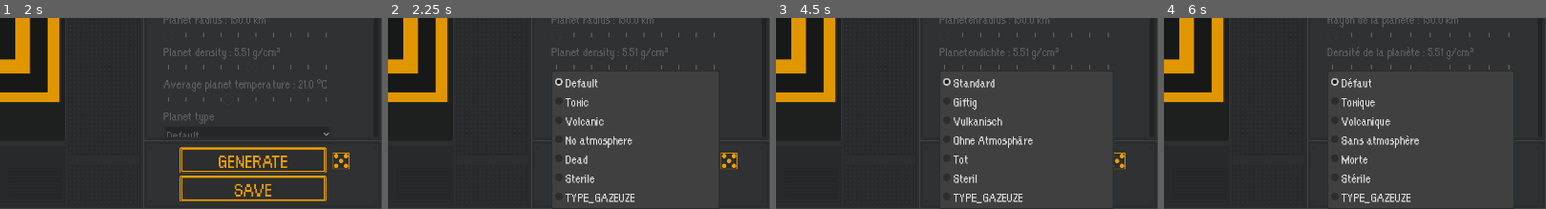
Above: before the commit, frames 1-4 (left to right).
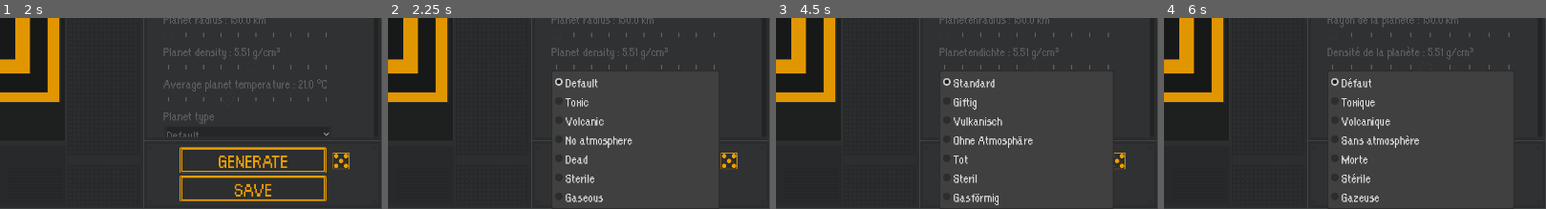
Above: after the commit, the same moments.

Repository: Jujedie/PlanetGenerator
Game: Godot game, scene res://data/scn/master.tscn
Two runs of this game, one before a commit and one after it. Both use one fixed random seed, a clock stepped at 60 frames per second and the inputs below.
Inputs (mouse positions are % of the whole screen's width and height, from its top left):
- Up to frame 1 (2 s): click (81, 45) at 0.52 s; type "12" at 0.6 s; click (78, 29) at 1.25 s
- Up to frame 2 (2.25 s): click "Default" at 2 s
- Up to frame 3 (4.5 s): click (84, 6) at 2.75 s; click (90, 6) at 3.5 s; click "Standard" at 4.25 s
- Up to frame 4 (6 s): click (96, 6) at 5 s; click "Défaut" at 5.75 s
The pictures show only the part of the screen within x 50-100%, y 50-100%; the shares and areas given below are measured in that part.

Frame 1 is identical in both runs. In frame 2, 0.5% of the frame differs, in the area x 46-65%, y 92-97%; in frame 3, 0.5%, in the area x 46-65%, y 92-98%; in frame 4, 0.5%.

Commit message:
feat(gas_giant): Ajouter le shader final pour les planètes gazeuses et simplifier l'exportation des cartes

Diff:
--- a/data/scn/master.tscn
+++ b/data/scn/master.tscn
@@ -484,7 +484,7 @@
 popup/item_4/id = 4
 popup/item_5/text = "TYPE_STERILE"
 popup/item_5/id = 5
-popup/item_6/text = "TYPE_GAZEUZE"
+popup/item_6/text = "TYPE_GAZEUSE"
 popup/item_6/id = 6
 
 [node name="Thread_Number_Param" type="VBoxContainer" parent="ImageFrame/Control General/Control_Parameters/SC Parameters/Parameters_tree/General_Categorie/MarginContainer/Parameters" unique_id=442686978]
--- a/src/classes/classes_gpu/orchestrator.gd
+++ b/src/classes/classes_gpu/orchestrator.gd
@@ -156,6 +156,8 @@
 		# Shaders Final Map (Étape 6)
 		{"path": "res://shader/compute/final_map.glsl", "name": "final_map", "critical": false},
 		{"path": "res://shader/compute/water/water_to_color.glsl", "name": "water_to_color", "critical": false},
+		# Shader Gas Giant Final Map (Type 6 - Gazeuse)
+		{"path": "res://shader/compute/gas_giant_final.glsl", "name": "gas_giant_final", "critical": false},
 	]
 
 	var all_critical_loaded = true
@@ -630,6 +632,33 @@
 	print("  Résolution de la simulation : ", w, "x", h)
 
 	var _rids_to_free: Array[RID] = []
+
+	# === TYPE 6 (GAZEUSE) : Pipeline simplifié ===
+	# Les planètes gazeuses n'ont pas de surface solide.
+	# On ne génère que température, précipitation et une carte finale spéciale.
+	var atmosphere_type = int(generation_params.get("planet_type", 0))
+	if atmosphere_type == Enum.TYPE_GAZEUZE:
+		print("[Orchestrator] 🪐 Planète gazeuse détectée - pipeline simplifié")
+
+		var groups_x = ceili(float(w) / 16.0)
+		var groups_y = ceili(float(h) / 16.0)
+		var seed_val = int(generation_params.get("seed", 12345))
+		var avg_temperature = float(generation_params.get("avg_temperature", 15.0))
+		var avg_precipitation = float(generation_params.get("global_humidity", 0.5))
+		var sea_level = float(generation_params.get("sea_level", 0.0))
+		var cylinder_radius = float(w) / (2.0 * PI)
+
+		# Température et précipitation (réutilise les shaders existants, geo=0 → pas de gradient d'altitude)
+		_dispatch_temperature(w, h, groups_x, groups_y, seed_val, avg_temperature, sea_level, cylinder_radius, atmosphere_type)
+		_dispatch_precipitation(w, h, groups_x, groups_y, seed_val, avg_precipitation, cylinder_radius, atmosphere_type, sea_level)
+
+		# Carte finale gazeuse (shader spécifique)
+		run_gas_giant_final_phase(generation_params, w, h)
+
+		print("=".repeat(60))
+		print("[Orchestrator] ✅ SIMULATION GAZEUSE TERMINÉE")
+		print("=".repeat(60) + "\n")
+		return
 
 	# === ÉTAPE 0 : GÉNÉRATION TOPOGRAPHIQUE DE BASE ===
 	run_base_elevation_phase(generation_params, w, h)
@@ -1432,7 +1461,7 @@
 	var avg_temperature = float(params.get("avg_temperature", 15.0))
 	var avg_precipitation = float(params.get("global_humidity", 0.5))
 	var sea_level = float(params.get("sea_level", 0.0))
-	var atmosphere_type = int(params.get("atmosphere_type", 0))
+	var atmosphere_type = int(params.get("planet_type", 0))
 	var cylinder_radius = float(w) / (2.0 * PI)
 
 	# === PASSE 1 : TEMPÉRATURE ===
@@ -1440,6 +1469,12 @@
 
 	# === PASSE 2 : PRÉCIPITATION ===
 	_dispatch_precipitation(w, h, groups_x, groups_y, seed_val, avg_precipitation, cylinder_radius, atmosphere_type, sea_level)
+
+	# Pas de nuages ni de banquise sur planètes sans atmosphère ou stériles
+	if atmosphere_type in [Enum.TYPE_NO_ATMOS, Enum.TYPE_STERILE]:
+		print("  ⏭️ Nuages et banquise ignorés (type=", atmosphere_type, ")")
+		print("[Orchestrator] ✅ Phase 3 : Atmosphère & Climat terminée")
+		return
 
 	# === PASSE 3 : NUAGES ===
 	var cloud_coverage = float(params.get("cloud_coverage", 0.5))
@@ -1784,7 +1819,7 @@
 
 	var seed_val = int(params.get("seed", 12345))
 	var sea_level = float(params.get("sea_level", 0.0))
-	var atmosphere_type = int(params.get("atmosphere_type", 0))
+	var atmosphere_type = int(params.get("planet_type", 0))
 
 	# Toujours initialiser les textures d'eau (nécessaires pour final_map même sans eau)
 	gpu.initialize_water_textures()
@@ -3880,6 +3915,106 @@
 	rd.free_rid(param_buffer)
 
 # ============================================================================
+# ÉTAPE 6 BIS : FINAL MAP GAZEUSE (TYPE 6)
+# ============================================================================
+
+## Génère la carte finale pour une planète gazeuse.
+##
+## Utilise le shader gas_giant_final qui lit climate_texture (R=temp, G=humidity)
+## et produit une apparence de géante gazeuse avec bandes horizontales et tourbillons.
+##
+## @param params: Dictionnaire contenant les paramètres de génération
+## @param w: Largeur de la texture
+## @param h: Hauteur de la texture
+func run_gas_giant_final_phase(params: Dictionary, w: int, h: int) -> void:
+	print("[Orchestrator] 🪐 Phase 6 : Génération Final Map (Gazeuse)")
+
+	if not rd or not gpu.pipelines.has("gas_giant_final") or not gpu.pipelines["gas_giant_final"].is_valid():
+		push_warning("[Orchestrator] ⚠️ gas_giant_final pipeline not ready, skipping")
+		return
+
+	# Initialiser la texture final_map (RGBA8)
+	gpu.initialize_final_map_textures()
+
+	var groups_x = int(ceil(float(w) / 16.0))
+	var groups_y = int(ceil(float(h) / 16.0))
+
+	var seed_val = int(params.get("seed", 12345))
+	var avg_temperature = float(params.get("avg_temperature", 15.0))
+	var cylinder_radius = float(w) / (2.0 * PI)
+
+	# === UBO (32 bytes, std140) ===
+	var buffer_bytes = PackedByteArray()
+	buffer_bytes.resize(32)
+
+	buffer_bytes.encode_u32(0, w)                      # width
+	buffer_bytes.encode_u32(4, h)                      # height
+	buffer_bytes.encode_u32(8, seed_val)               # seed
+	buffer_bytes.encode_float(12, cylinder_radius)     # cylinder_radius
+	buffer_bytes.encode_float(16, avg_temperature)     # avg_temperature
+	buffer_bytes.encode_float(20, 0.0)                 # padding1
+	buffer_bytes.encode_float(24, 0.0)                 # padding2
+	buffer_bytes.encode_float(28, 0.0)                 # padding3
+
+	var param_buffer = rd.uniform_buffer_create(buffer_bytes.size(), buffer_bytes)
+	if not param_buffer.is_valid():
+		push_error("[Orchestrator] ❌ Failed to create gas_giant_final param buffer")
+		return
+
+	# === SET 0 : Textures (climate_texture + final_map) ===
+	var tex_uniforms: Array[RDUniform] = []
+
+	# Binding 0: climate_texture (RGBA32F, lecture)
+	var u_climate = RDUniform.new()
+	u_climate.uniform_type = RenderingDevice.UNIFORM_TYPE_IMAGE
+	u_climate.binding = 0
+	u_climate.add_id(gpu.textures["climate"])
+	tex_uniforms.append(u_climate)
+
+	# Binding 1: final_map (RGBA8, écriture)
+	var u_final = RDUniform.new()
+	u_final.uniform_type = RenderingDevice.UNIFORM_TYPE_IMAGE
+	u_final.binding = 1
+	u_final.add_id(gpu.textures["final_map"])
+	tex_uniforms.append(u_final)
+
+	var tex_set = rd.uniform_set_create(tex_uniforms, gpu.shaders["gas_giant_final"], 0)
+	if not tex_set.is_valid():
+		push_error("[Orchestrator] ❌ Failed to create gas_giant_final textures uniform set")
+		rd.free_rid(param_buffer)
+		return
+
+	# === SET 1 : Parameters UBO ===
+	var param_uniform = RDUniform.new()
+	param_uniform.uniform_type = RenderingDevice.UNIFORM_TYPE_UNIFORM_BUFFER
+	param_uniform.binding = 0
+	param_uniform.add_id(param_buffer)
+
+	var param_set = rd.uniform_set_create([param_uniform], gpu.shaders["gas_giant_final"], 1)
+	if not param_set.is_valid():
+		push_error("[Orchestrator] ❌ Failed to create gas_giant_final param set")
+		rd.free_rid(tex_set)
+		rd.free_rid(param_buffer)
+		return
+
+	# === Dispatch ===
+	var compute_list = rd.compute_list_begin()
+	rd.compute_list_bind_compute_pipeline(compute_list, gpu.pipelines["gas_giant_final"])
+	rd.compute_list_bind_uniform_set(compute_list, tex_set, 0)
+	rd.compute_list_bind_uniform_set(compute_list, param_set, 1)
+	rd.compute_list_dispatch(compute_list, groups_x, groups_y, 1)
+	rd.compute_list_end()
+	rd.submit()
+	rd.sync()
+
+	# Nettoyer
+	rd.free_rid(param_set)
+	rd.free_rid(tex_set)
+	rd.free_rid(param_buffer)
+
+	print("[Orchestrator] ✅ Carte finale gazeuse générée")
+
+# ============================================================================
 # ÉTAPE 6 : FINAL MAP (COMBINAISON)
 # ============================================================================
 
--- a/src/classes/classes_io/exporter.gd
+++ b/src/classes/classes_io/exporter.gd
@@ -82,6 +82,26 @@
 	rd.submit()
 	rd.sync()
 
+	# === TYPE 6 (GAZEUSE) : Export simplifié ===
+	# Seulement température, précipitation et carte finale
+	var planet_type = int(params.get("planet_type", 0))
+	if planet_type == 6:  # TYPE_GAZEUZE
+		print("[Exporter] 🪐 Export gazeuse - cartes limitées (température, précipitation, final)")
+		var exported_files = {}
+
+		# Export climat (température + précipitation colorées seulement)
+		var climate_result = _export_climate_maps_gas_giant(gpu, output_dir)
+		for key in climate_result.keys():
+			exported_files[key] = climate_result[key]
+
+		# Export final map
+		var final_result = _export_final_map(gpu, output_dir)
+		for key in final_result.keys():
+			exported_files[key] = final_result[key]
+
+		print("[Exporter] Export gazeuse complete: ", exported_files.size(), " maps")
+		return exported_files
+
 	# Liste des textures RGBA32F (16 bytes/pixel) - exclure les textures climat
 	var rgba32f_textures = ["geo", "climate", "temp_buffer", "plates", "crust_age"]
 
@@ -134,24 +154,32 @@
 			exported_files[key] = plates_result[key]
 
 	# === EXPORT CLIMAT (Step 3) - Optimisé RGBA8 Direct ===
-	var climate_result = _export_climate_maps_optimized(gpu, output_dir)
-	for key in climate_result.keys():
-		exported_files[key] = climate_result[key]
+	# Pour les planètes sans atmosphère ou stériles, exporter seulement temp/precip (pas nuages/banquise)
+	if planet_type in [3, 5]:  # TYPE_NO_ATMOS, TYPE_STERILE
+		var climate_result = _export_climate_maps_gas_giant(gpu, output_dir)  # Réutilise: exporte seulement temp + precip
+		for key in climate_result.keys():
+			exported_files[key] = climate_result[key]
+	else:
+		var climate_result = _export_climate_maps_optimized(gpu, output_dir)
+		for key in climate_result.keys():
+			exported_files[key] = climate_result[key]
 
 	# === EXPORT EAUX (Step 2.5) - Classification des masses d'eau ===
-	var water_result = _export_water_classification(gpu, output_dir, width, height)
-	for key in water_result.keys():
-		exported_files[key] = water_result[key]
-
-	# === EXPORT RIVIÈRES (Step 2.6) - Carte des rivières CPU ===
-	var river_result = _export_river_map(gpu, output_dir, width, height)
-	for key in river_result.keys():
-		exported_files[key] = river_result[key]
-
-	# === EXPORT TYPE RIVIÈRES (Step 2.7) - Carte des types de rivières ===
-	var river_type_result = _export_river_type_map(gpu, output_dir, width, height)
-	for key in river_type_result.keys():
-		exported_files[key] = river_type_result[key]
+	# Pas d'eau sur planètes sans atmosphère ou stériles
+	if planet_type not in [3, 5]:  # TYPE_NO_ATMOS, TYPE_STERILE
+		var water_result = _export_water_classification(gpu, output_dir, width, height)
+		for key in water_result.keys():
+			exported_files[key] = water_result[key]
+
+		# === EXPORT RIVIÈRES (Step 2.6) - Carte des rivières CPU ===
+		var river_result = _export_river_map(gpu, output_dir, width, height)
+		for key in river_result.keys():
+			exported_files[key] = river_result[key]
+
+		# === EXPORT TYPE RIVIÈRES (Step 2.7) - Carte des types de rivières ===
+		var river_type_result = _export_river_type_map(gpu, output_dir, width, height)
+		for key in river_type_result.keys():
+			exported_files[key] = river_type_result[key]
 
 	# === EXPORT RÉGIONS (Step 4) - Régions administratives ===
 	var region_result = _export_region_map(gpu, output_dir,params.get("region_generation_optimised",true))
@@ -159,9 +187,11 @@
 		exported_files[key] = region_result[key]
 
 	# === EXPORT RÉGIONS OCÉANIQUES (Step 4.5) ===
-	var ocean_region_result = _export_ocean_region_map(gpu, output_dir,params.get("region_generation_optimised",true))
-	for key in ocean_region_result.keys():
-		exported_files[key] = ocean_region_result[key]
+	# Pas de régions océaniques sans eau
+	if planet_type not in [3, 5]:  # TYPE_NO_ATMOS, TYPE_STERILE
+		var ocean_region_result = _export_ocean_region_map(gpu, output_dir,params.get("region_generation_optimised",true))
+		for key in ocean_region_result.keys():
+			exported_files[key] = ocean_region_result[key]
 
 	# === EXPORT BIOMES (Step 4.1) ===
 	var biome_result = _export_biome_map(gpu, output_dir)
@@ -425,6 +455,71 @@
 	else:
 		push_error("[Exporter] ❌ Failed to save raw heightmap: ", err)
 		return ""
+
+# ============================================================================
+# EXPORT CLIMAT GAZEUSE (température + précipitation seulement)
+# ============================================================================
+
+## Exporte uniquement température et précipitation pour les planètes gazeuses.
+## Pas de nuages ni de banquise car il n'y a pas de surface.
+func _export_climate_maps_gas_giant(gpu: GPUContext, output_dir: String) -> Dictionary:
+	print("[Exporter] 🪐 Exporting gas giant climate maps (temp + precip)...")
+
+	var result = {}
+	var rd = gpu.rd
+
+	if not rd:
+		push_error("[Exporter] ❌ RenderingDevice not available")
+		return result
+
+	rd.submit()
+	rd.sync()
+
+	# Seulement température et précipitation pour les gazeuses
+	var climate_textures = {
+		"temperature_colored": "temperature_map.png",
+		"precipitation_colored": "precipitation_map.png",
+	}
+
+	for tex_id in climate_textures.keys():
+		if not gpu.textures.has(tex_id) or not gpu.textures[tex_id].is_valid():
+			print("  ⚠️ Texture '", tex_id, "' non disponible, skip")
+			continue
+
+		var data = rd.texture_get_data(gpu.textures[tex_id], 0)
+
+		if data.size() == 0:
+			push_error("[Exporter] ❌ Empty data for texture: ", tex_id)
+			continue
+
+		var tex_format = rd.texture_get_format(gpu.textures[tex_id])
+		var width = tex_format.width
+		var height = tex_format.height
+
+		var expected_size = width * height * 4
+		if data.size() != expected_size:
+			push_error("[Exporter] ❌ Data size mismatch for ", tex_id,
+				": expected ", expected_size, ", got ", data.size())
+			continue
+
+		var img = Image.create_from_data(width, height, false, Image.FORMAT_RGBA8, data)
+
+		if not img:
+			push_error("[Exporter] ❌ Failed to create image from ", tex_id)
+			continue
+
+		var filename = climate_textures[tex_id]
+		var filepath = output_dir + "/" + filename
+		var save_err = img.save_png(filepath)
+
+		if save_err == OK:
+			result[tex_id] = filepath
+			print("  ✅ Saved: ", filepath, " (", width, "x", height, ", direct RGBA8)")
+		else:
+			push_error("[Exporter] ❌ Failed to save ", filename, ": ", save_err)
+
+	print("[Exporter] ✅ Gas giant climate export complete: ", result.size(), " maps")
+	return result
 
 # ============================================================================
 # ÉTAPE 3 : EXPORT CLIMAT OPTIMISÉ (RGBA8 DIRECT)
Not shown, added: shader/compute/gas_giant_final.glsl
Not shown, added: shader/compute/gas_giant_final.glsl.import
